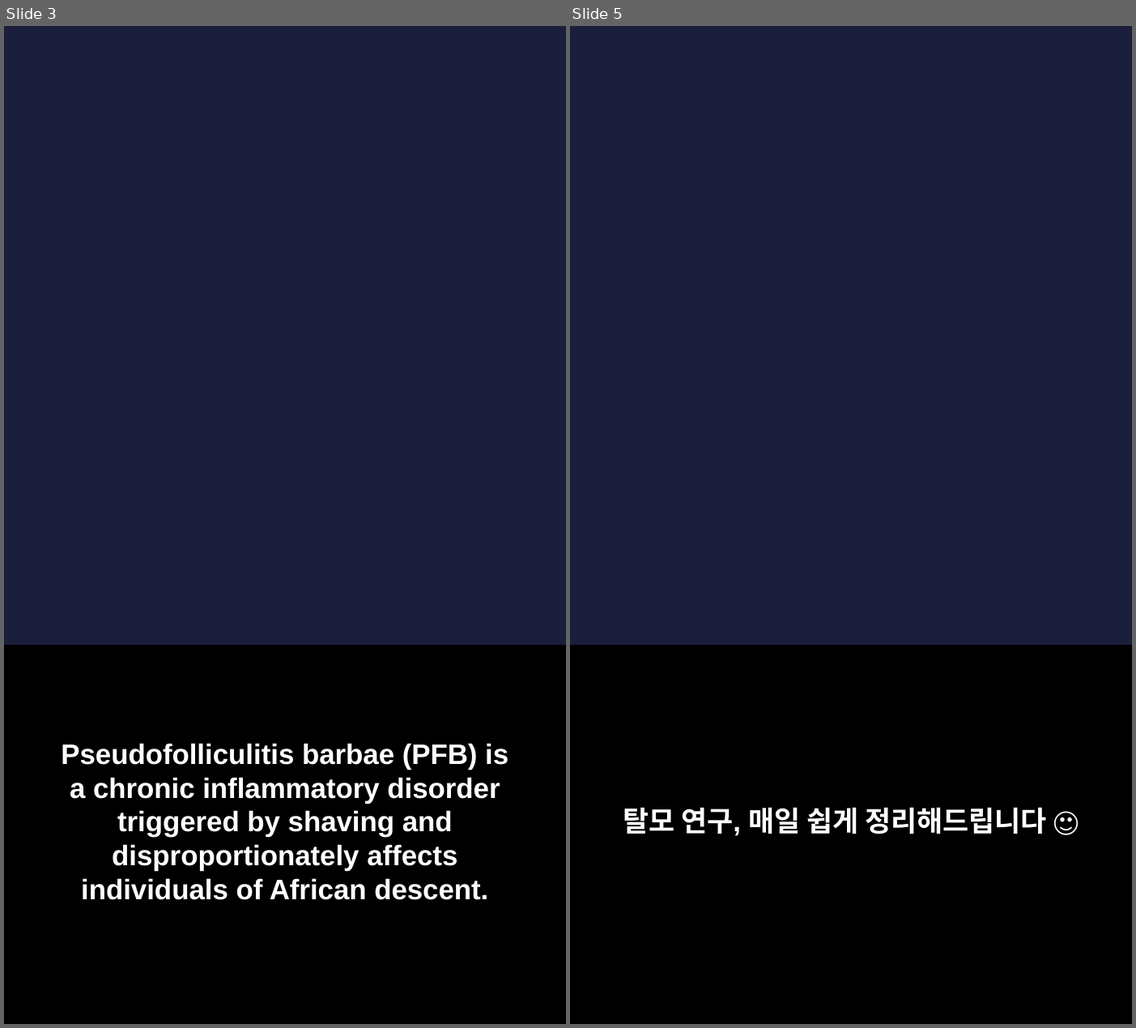
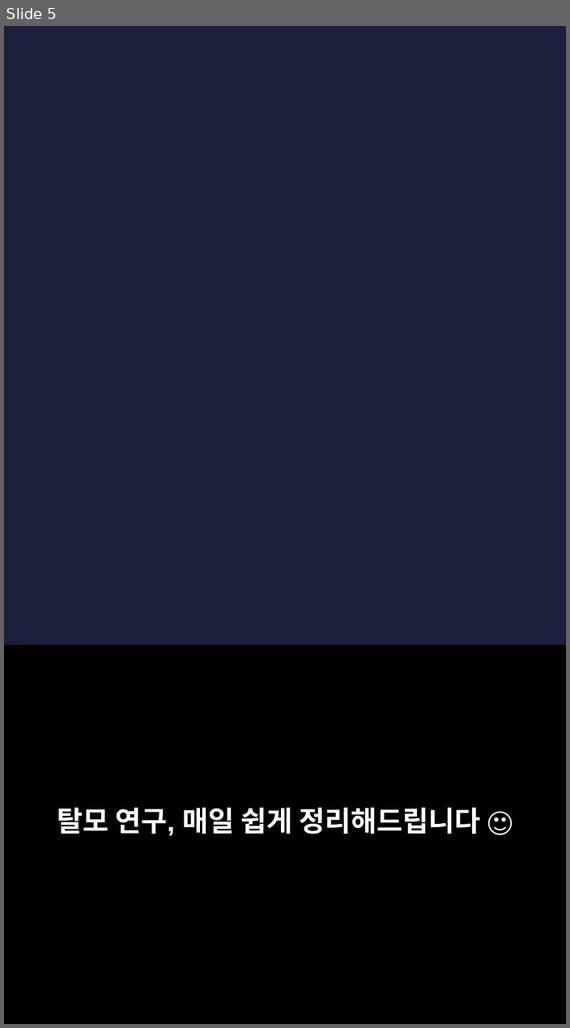
Before and after one commit to hyokang2010-BJ-ANTH/product-builder-test, a slide deck: pwa/data/latest/slides.pptx. Shown side by side, each under a label of ours: slides 3 and 5 before the commit, slide 5 after it; the slides between them are not shown. The pictures are 1136x1028 and 570x1028 pixels, drawn with LibreOffice and Linux fonts; fonts in the diff are those of the drawing; background and template pictures are left out. Boxes give left, top, right and bottom in pixels: in the first picture for what was removed or moved away, otherwise in the second. Text is boxed around its words. In the diff, an @@ line names an element or a change of style, - is before the commit and + after.

```diff
--- a/pwa/data/latest/slides.pptx
+++ b/pwa/data/latest/slides.pptx
@@ slide 3 removed at [4,26,566,1024], background picture (left out) @@
@@ rectangle removed at [4,646,566,1024] @@
@@ text removed at [61,743,509,900] @@
-Pseudofolliculitis barbae (PFB) is a chronic inflammatory disorder triggered by shaving and disproportionately affects individuals of African descent.
```
Also in this commit, not shown: 2 slides changed, 6 slides added, 3 other slides removed, 26 other files.
